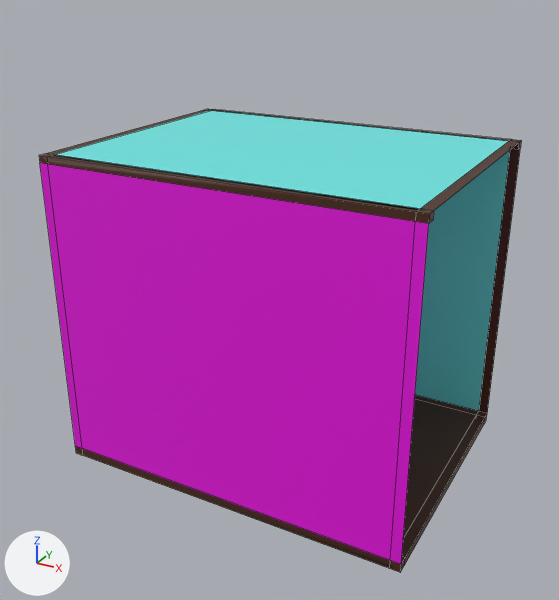
Two versions of the FBX model Peter/Assets/Models/Environments/Corridor/Raw/TerrariumCenter.fbx, one commit apart.
Camera for both pictures: a camera (50 mm lens) standing at (3.72, -6.99, 5.26) and looking at (-0.01, -0.2, 1.87). The axes (+X, +Y, +Z) are drawn at lower left. The lights are the same throughout. Mesh edges are drawn as thin lines. Where no turn or scale is listed for an object, it has been applied to the vertices.

Names of what the first picture shows: 'Terrarium center'.
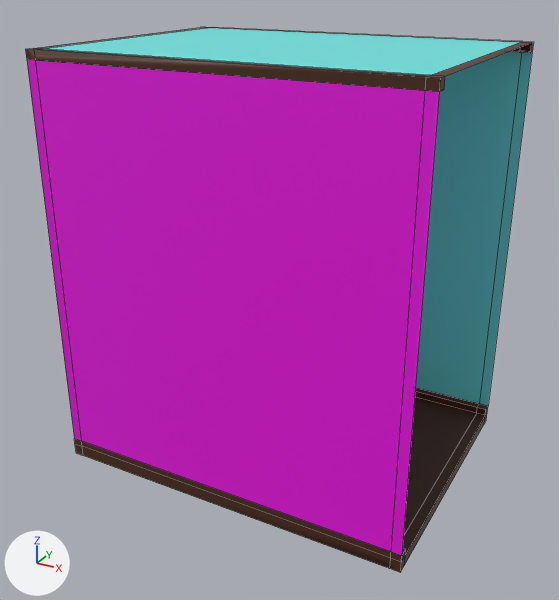
Commit message: Terrarium stuff

Where the change shows, as pixel boxes [x1, y1, x2, y2] in the pictures (559 x 600 px):
'Terrarium center', reshaped (18% taller): before [39, 109, 521, 573]; after [25, 27, 534, 573]
part 1 of me_cube_003, built on: before [40, 148, 520, 564]; after [27, 52, 532, 562]

The edits, one by one:
me_cube_003 is used by ob_terrarium_center; location (0.0, 0.0, 0.0).
me_cube_003 had 64 vertices, 72 faces and spanned x -2.0..2.0, y -1.5..1.5, z 0.0..3.5.
me_cube_003 now has 80 vertices, 88 faces and spans x -2.0..2.0, y -1.5..1.5, z 0.0..4.5.
Part 1, on me_cube_003:
12 faces are deleted.
16 vertices in x -2.0..2.0, y -1.5..1.5, z 0.1 move by (0.0, 0.0, 0.03).
16 vertices in x -2.0..2.0, y -1.5..1.5, z 3.5 move by (0.0, 0.0, 1.0).
16 vertices in x -2.0..2.0, y -1.5..1.5, z 3.43 move by (0.0, 0.0, 0.97).
8 new vertices lie (0.0, 0.0, 0.08) away from vertices in x -2.0..2.0, y 1.4..1.5, z 0.1.
8 new vertices lie (0.0, 0.0, 0.07) away from vertices in x -2.0..2.0, y -1.5..-1.4, z 0.1.
22 new faces join them, mat_material_002 (brown #4b2716).
3 new faces join them, mat_glas (cyan #6ce7e4).
3 new faces join them, mat_sebastian (pink #e700df).
